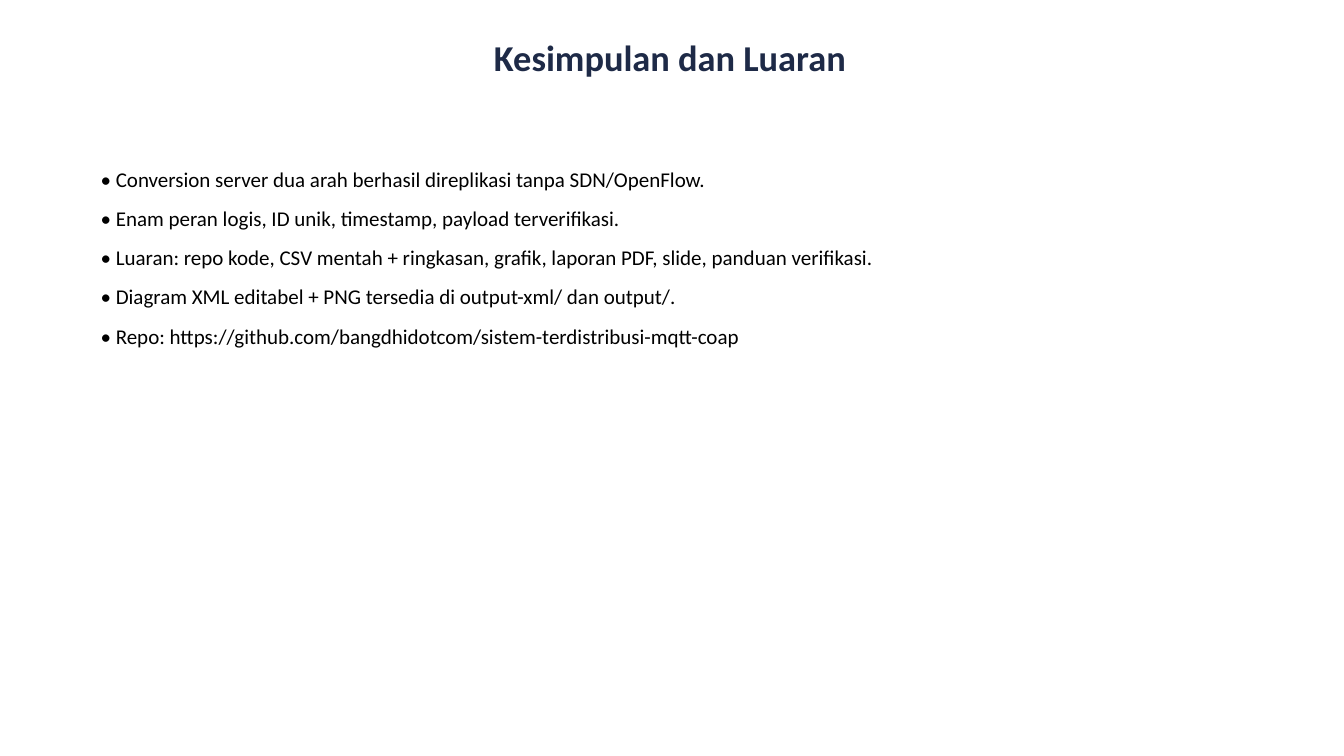
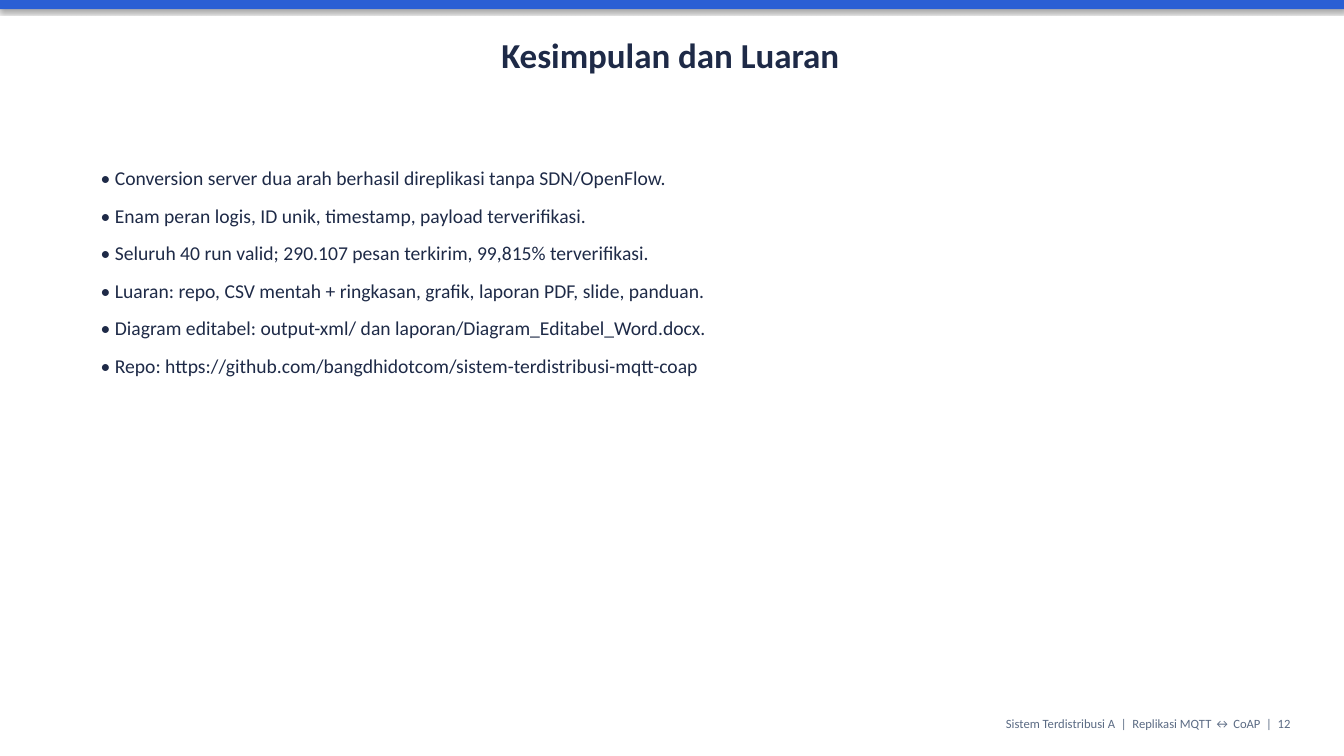
Before and after one commit to bangdhidotcom/sistem-terdistribusi-mqtt-coap, a slide deck: slide 12 of slide/Slide_Presentasi.pptx (slide 10 before the commit). Drawn at 1344x756 pixels with LibreOffice and Linux fonts; fonts in the diff are those of the drawing. Boxes give left, top, right and bottom in pixels: in the first picture for what was removed or moved away, otherwise in the second. Text is boxed around its words. In the diff, an @@ line names an element or a change of style, - is before the commit and + after.

Commit message:
Finalisasi laporan, diagram sequence, metrik memori p95/peak, dan slide 12 halaman

```diff
--- a/slide/Slide_Presentasi.pptx
+++ b/slide/Slide_Presentasi.pptx
@@ rectangle added at (x1=0, y1=0, x2=1344, y2=9), fill #2A5FD4 @@
@@ text "Kesimpulan dan Luaran" at (x1=501, y1=43, x2=839, y2=74): size 26 to 25 pt @@
@@ text at (x1=115, y1=171, x2=697, y2=377): size 15 to 14 pt, text colour #000000 to #1E2A47 in "• Conversion server dua arah berhasil direplikasi ...", "• Enam peran logis, ID unik, timestamp, ...", "• Repo: https://github.com/bangdhidotcom/sistem-terdistribus ..." @@
@@ text at (x1=115, y1=246, x2=705, y2=339): text changed; size 15 to 14 pt; text colour #000000 to #1E2A47 @@
-• Luaran: repo kode, CSV mentah + ringkasan, grafik, laporan PDF, slide, panduan verifikasi.
-• Diagram XML editabel + PNG tersedia di output-xml/ dan output/.
+• Seluruh 40 run valid; 290.107 pesan terkirim, 99,815% terverifikasi.
+• Luaran: repo, CSV mentah + ringkasan, grafik, laporan PDF, slide, panduan.
+• Diagram editabel: output-xml/ dan laporan/Diagram_Editabel_Word.docx.
@@ text added at (x1=1006, y1=719, x2=1291, y2=730), 9 pt, text #5B6B84 @@
+Sistem Terdistribusi A | Replikasi MQTT ↔ CoAP | 12
```
Also in this commit, not shown: 8 other slides changed, 3 slides added, 1 slide removed, 29 other files.
